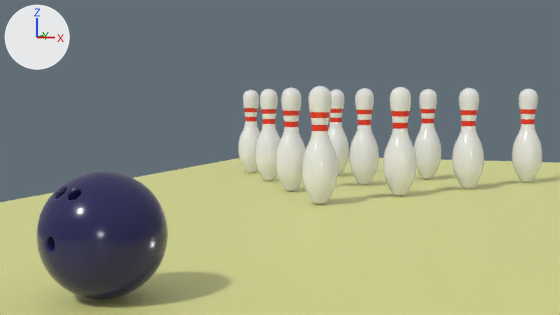
Before and after pictures for a commit that changed the Blender file Bowling.blend.
The view is the same before and after, from the file's camera 'Camera'. Every picture has the same lights, and +X, +Y and +Z are marked at upper left.

In view in the first picture: 'Bowling Ball', 'Bowling Pin', 'Bowling Pin.001', 'Bowling Pin.002', 'Bowling Pin.003', 'Bowling Pin.004', 'Bowling Pin.005', 'Bowling Pin.006', 'Bowling Pin.007', 'Bowling Pin.008', 'Bowling Pin.009', 'Plane'.
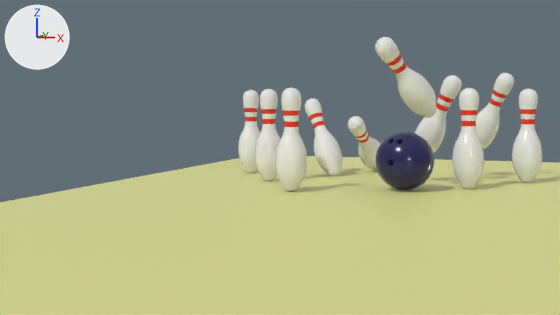
Location of each change, (x1, y1, x2, y2) in pixels of the pictures (560 x 315 px):
'Bowling Ball', moved: before (37, 171, 168, 300); after (375, 132, 434, 190)
'Bowling Pin.002', moved: before (383, 87, 416, 196); after (452, 88, 484, 189)
'Bowling Pin.007', moved, turned: before (452, 88, 484, 189); after (375, 37, 437, 118)
'Bowling Pin', moved, turned: before (302, 86, 338, 204); after (476, 73, 514, 150)
'Bowling Pin.004', moved, turned: before (349, 88, 379, 185); after (304, 98, 342, 176)
'Bowling Pin.009', moved, turned: before (414, 89, 441, 179); after (415, 75, 462, 154)
'Bowling Pin.006', moved, turned: before (328, 89, 349, 176); after (347, 116, 380, 170)

The change, as a diff of the scene's bpy script:
```diff
--- a/Bowling.blend.py
+++ b/Bowling.blend.py
@@ ob_bowling_ball @@
 ob_bowling_ball = bpy.data.objects.new('Bowling Ball', me_icosphere_001)
-ob_bowling_ball.location = (0.0, -1.26, 0.11)
+ob_bowling_ball.location = (0.185, 0.471, 0.11)
 _m = ob_bowling_ball.modifiers.new('Subdivision', 'SUBSURF')
@@ ob_bowling_pin @@
 ob_bowling_pin = bpy.data.objects.new('Bowling Pin', me_cubeziercurve_001)
-ob_bowling_pin.location = (0.0, 0.0, 0.0)
+ob_bowling_pin.location = (0.366, 1.123, 0.106)
+ob_bowling_pin.rotation_euler = (0.149, 0.452, -0.208)  # degrees (8.5, 26, -12)
@@ ob_bowling_pin_002 @@
 ob_bowling_pin_002 = bpy.data.objects.new('Bowling Pin.002', me_cubeziercurve_002)
-ob_bowling_pin_002.location = (0.2, 0.3, 0.0)
+ob_bowling_pin_002.location = (0.4, 0.6, 0.0)
@@ ob_bowling_pin_004 @@
 ob_bowling_pin_004 = bpy.data.objects.new('Bowling Pin.004', me_cubeziercurve_004)
-ob_bowling_pin_004.location = (0.0, 0.6, 0.0)
+ob_bowling_pin_004.location = (-0.2, 0.9, 0.0)
+ob_bowling_pin_004.rotation_euler = (-0.0509, -0.482, -0.469)  # degrees (-2.9, -28, -27)
@@ ob_bowling_pin_006 @@
 ob_bowling_pin_006 = bpy.data.objects.new('Bowling Pin.006', me_cubeziercurve_006)
-ob_bowling_pin_006.location = (-0.2, 0.9, 0.0)
+ob_bowling_pin_006.location = (-0.075, 1.221, 0.017)
+ob_bowling_pin_006.rotation_euler = (0.885, 0.26, -0.387)  # degrees (51, 15, -22)
@@ ob_bowling_pin_007 @@
 ob_bowling_pin_007 = bpy.data.objects.new('Bowling Pin.007', me_cubeziercurve_007)
-ob_bowling_pin_007.location = (0.4, 0.6, 0.0)
+ob_bowling_pin_007.location = (0.263, 0.593, 0.278)
+ob_bowling_pin_007.rotation_euler = (0.351, -0.704, 0.435)  # degrees (20, -40, 25)
@@ ob_bowling_pin_009 @@
 ob_bowling_pin_009 = bpy.data.objects.new('Bowling Pin.009', me_cubeziercurve_009)
-ob_bowling_pin_009.location = (0.2, 0.9, 0.0)
+ob_bowling_pin_009.location = (0.176, 0.819, 0.091)
+ob_bowling_pin_009.rotation_euler = (0.348, 0.347, 0.335)  # degrees (20, 20, 19)
```
